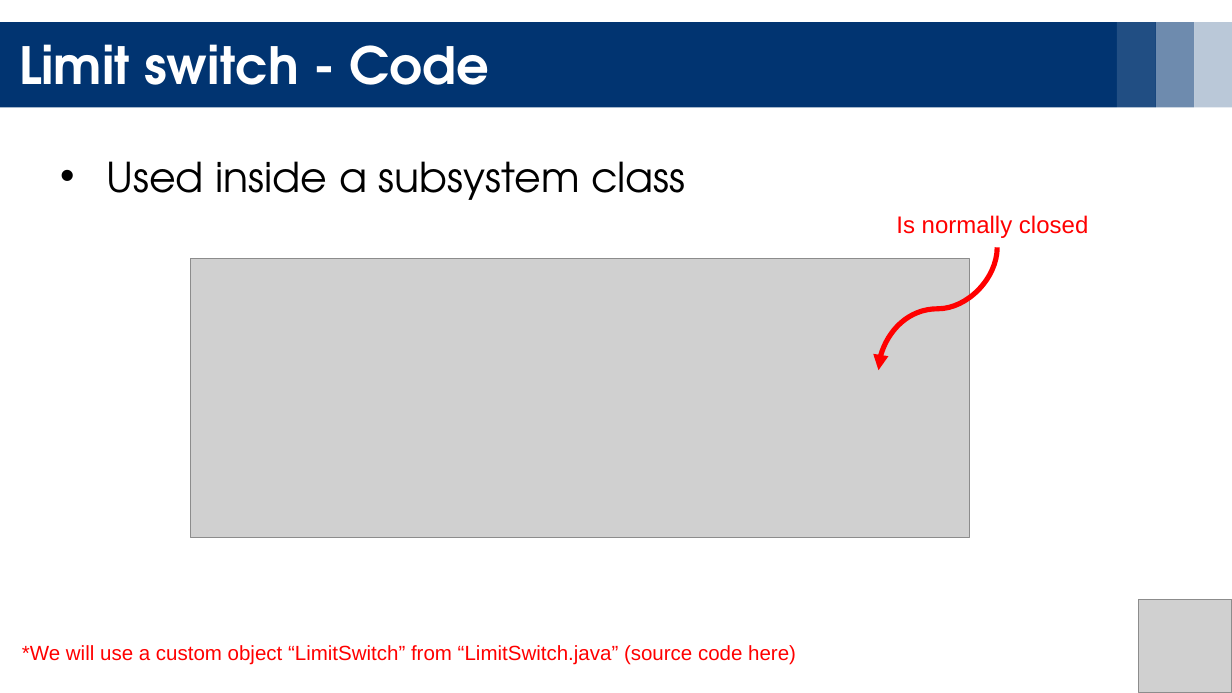
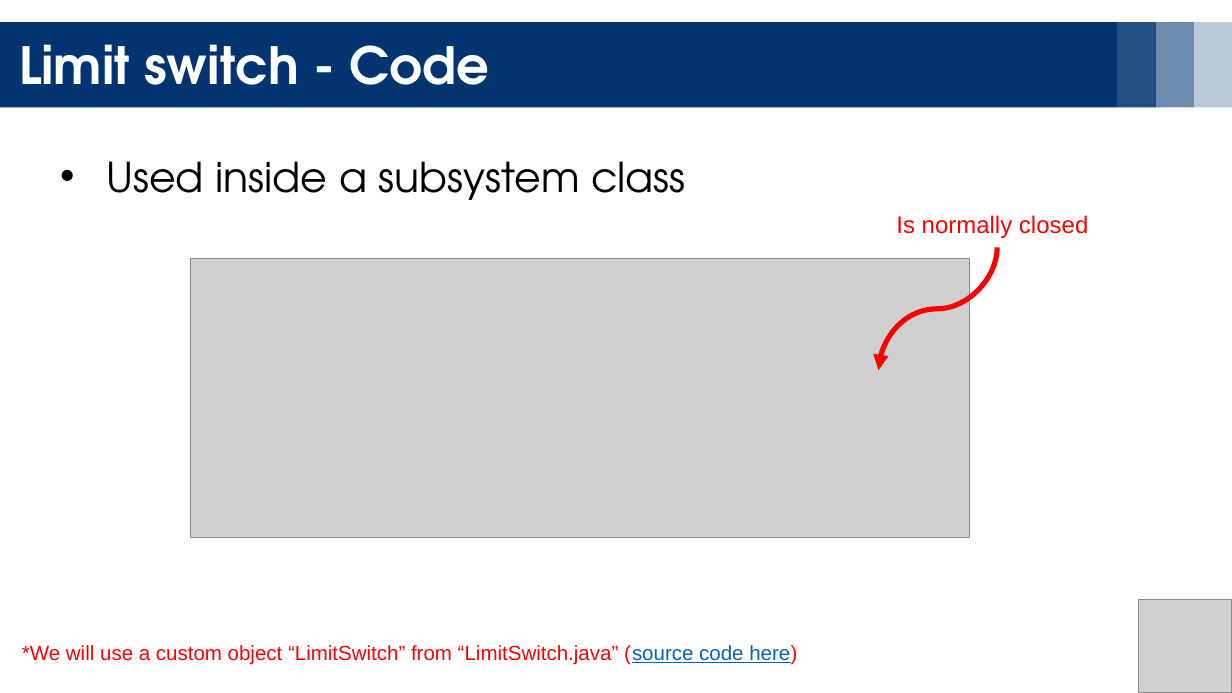
Before and after one commit to YoavRozov/FRC-Programming-Intro, a slide deck: slide 5 of Chapter 3 - ControlTheory/Sensors - Start Here.pptx. Drawn at 1232x693 pixels with LibreOffice and Linux fonts; fonts in the diff are those of the drawing; grey boxes stand for pictures. Boxes give left, top, right and bottom in pixels: in the first picture for what was removed or moved away, otherwise in the second. Text is boxed around its words. In the diff, an @@ line names an element or a change of style, - is before the commit and + after.

Commit message:
Updated presentation link

```diff
--- a/Chapter 3 - ControlTheory/Sensors - Start Here.pptx
+++ b/Chapter 3 - ControlTheory/Sensors - Start Here.pptx
@@ text "*We will use a custom ..." at (22,645,797,664): text colour #FF0000 to #0563C1, underline on in "(source code here)" @@
```
